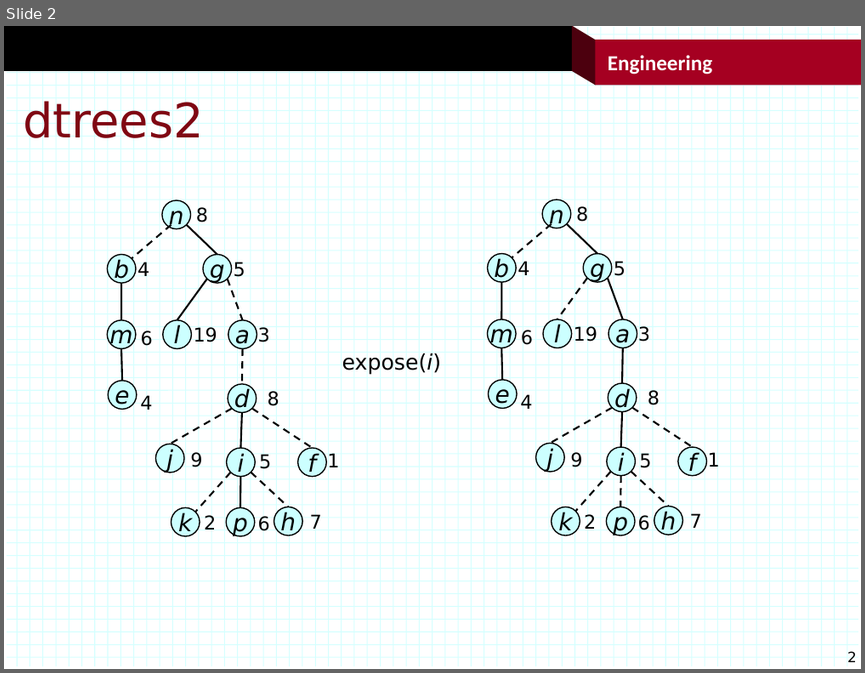
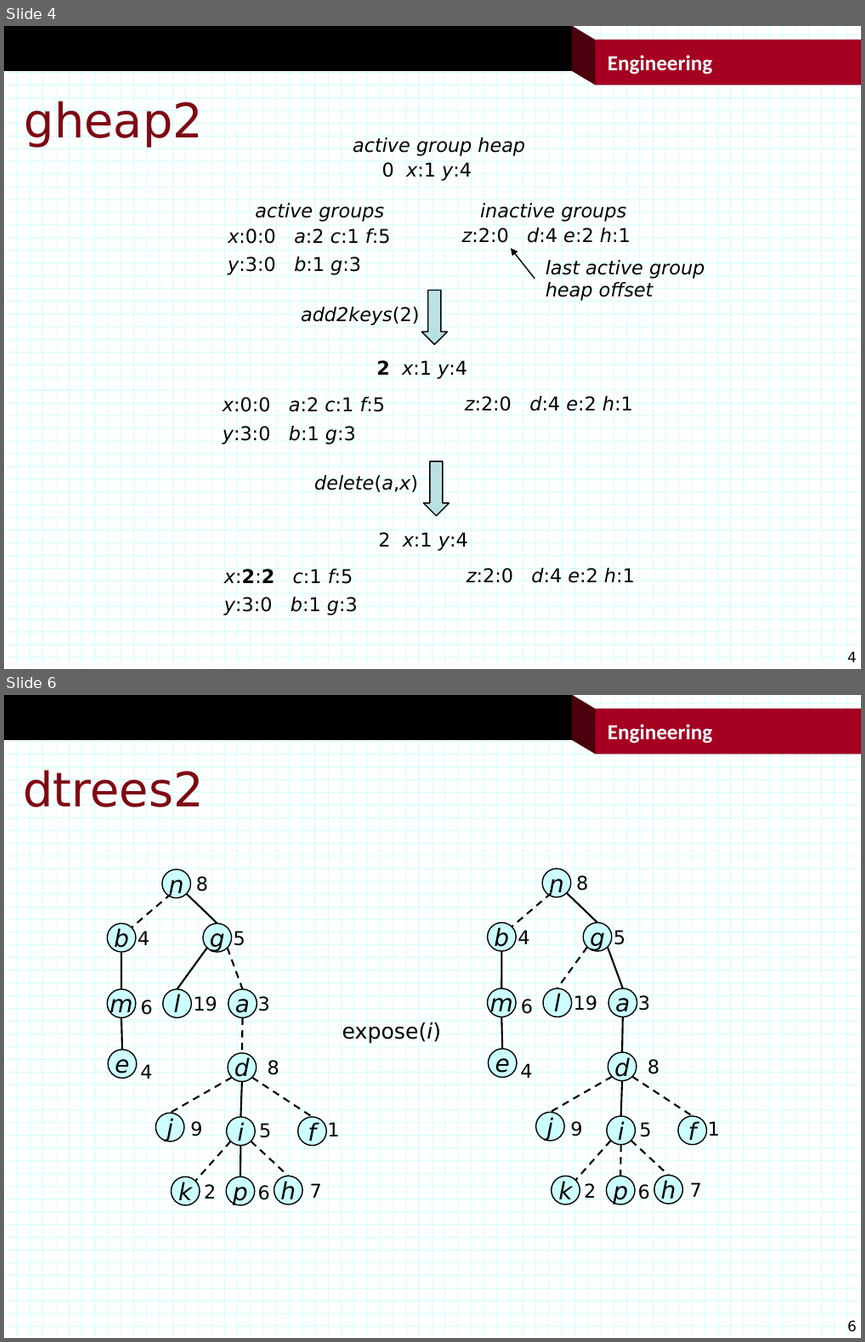
Before and after one commit to jonturner53/gads, a slide deck: dataStructures/specialty.pptx. Shown one above the other, each under a label of ours: slide 2 before the commit, slides 4 and 6 after it; the slides between them are not shown. The pictures are 865x673 and 865x1342 pixels, drawn with LibreOffice and Linux fonts; fonts in the diff are those of the drawing; background and template pictures are left out. Boxes give left, top, right and bottom in pixels: in the first picture for what was removed or moved away, otherwise in the second. Text is boxed around its words. In the diff, an @@ line names an element or a change of style, - is before the commit and + after.

```diff
--- a/dataStructures/specialty.pptx
+++ b/dataStructures/specialty.pptx
@@ slide 4 added at box(4, 26, 861, 669), background #FFFFFF; not listed: 122 template elements that a slide beside it also shows @@
@@ title added at box(24, 98, 204, 147), 40 pt, text #7F0813 @@
+gheap2
@@ group added at box(222, 136, 704, 616): 18 texts, 2 down arrows, 1 arrow @@
+active groups
+x:0:0 a:2 c:1 f:5
+y:3:0 b:1 g:3
+z:2:0 d:4 e:2 h:1
+inactive groups
+last active group
+heap offset
+active group heap
+0 x:1 y:4
+add2keys(2)
+x:0:0 a:2 c:1 f:5
+y:3:0 b:1 g:3
+z:2:0 d:4 e:2 h:1
+2 x:1 y:4
+delete(a,x)
+x:2:2 c:1 f:5
+y:3:0 b:1 g:3
+z:2:0 d:4 e:2 h:1
+2 x:1 y:4
@@ what was slide 2 is now slide 6 @@
@@ page number at box(847, 1320, 857, 1332): text changed @@
-2
+6
```
Also in this commit, not shown: 1 slide changed, 3 other slides added, 9 other files.
